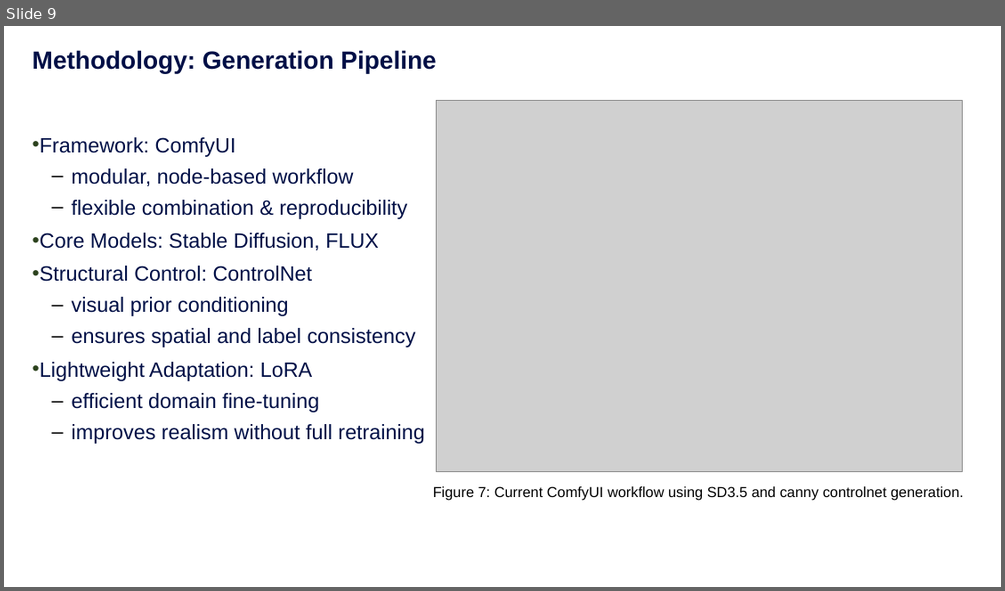
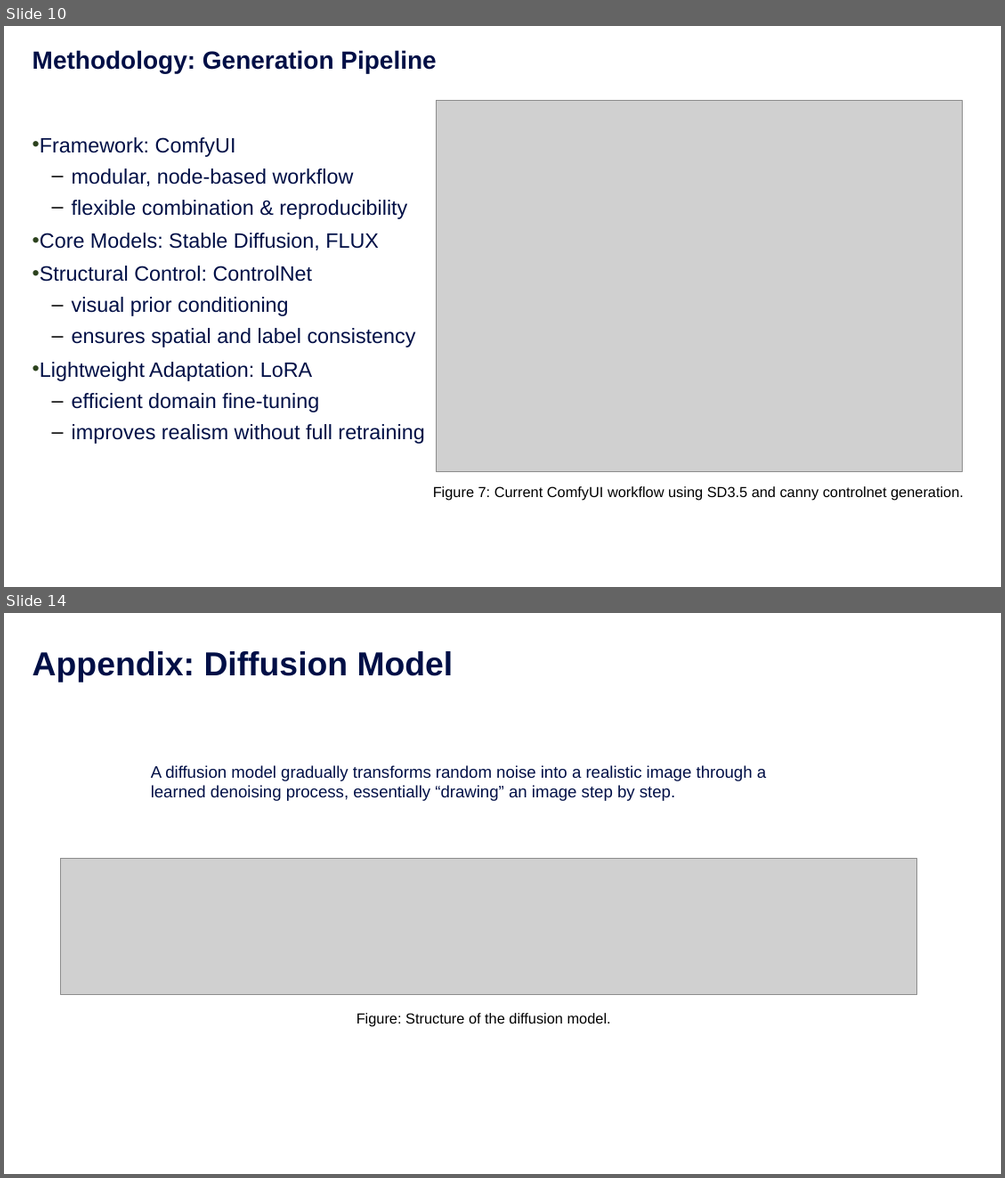
Before and after one commit to chengchengchenchen/MCS-Research-Project, a slide deck: doc/Presentation-revised.pptx. Shown one above the other, each under a label of ours: slide 9 before the commit, slides 10 and 14 after it; the slides between them are not shown. The pictures are 1005x591 and 1005x1178 pixels, drawn with LibreOffice and Linux fonts; fonts in the diff are those of the drawing; grey boxes stand for pictures; background and template pictures are left out. Boxes give left, top, right and bottom in pixels: in the first picture for what was removed or moved away, otherwise in the second. Text is boxed around its words. In the diff, an @@ line names an element or a change of style, - is before the commit and + after.

```diff
--- a/doc/Presentation-revised.pptx
+++ b/doc/Presentation-revised.pptx
@@ slide 14 added at box(4, 613, 1001, 1174), background #FFFFFF @@
@@ title added at box(32, 651, 453, 682), 32 pt, text #000F46, bold @@
+Appendix: Diffusion Model
@@ text added at box(151, 765, 766, 801), 16 pt, text #000F46 @@
+A diffusion model gradually transforms random noise into a realistic image through a learned denoising process, essentially “drawing” an image step by step.
@@ picture added at box(61, 859, 916, 995) @@
@@ text added at box(356, 1013, 611, 1026), 14 pt, text #000000 @@
+    Figure: Structure of the diffusion model.
@@ what was slide 9 is now slide 10 @@
```
Also in this commit, not shown: 10 slides changed, 4 other slides added, 1 slide removed, 2 other files.
